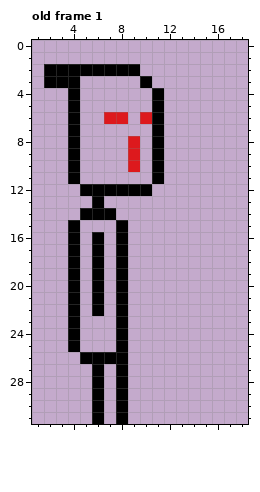
Pixel-art file: asset/image/son_attack.ase. The first picture shows the starting point.
32x32 pixels, 1 frame. Shown: old frame 1: x 1..18, y 0..31. The commit also changed other frames, which this record leaves out.
And afterwards:
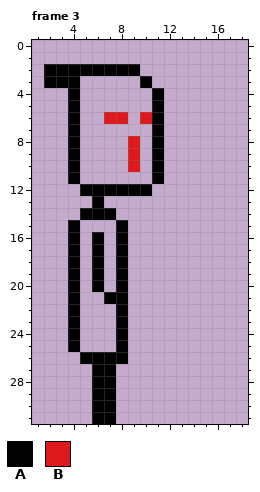
Palette (. is transparent): A #000000  B #dd191d
A new or re-ordered frame is compared with the old frame closest to it.
Difference:
frames 1 -> 9
Changed rows in their new state; - is an unchanged pixel.
Frame 3 is new; against old frame 1:
first column x 6:
21 .A
22 .-
first column x 7:
27 A.
28 A.
29 A.
30 A.
31 A.
